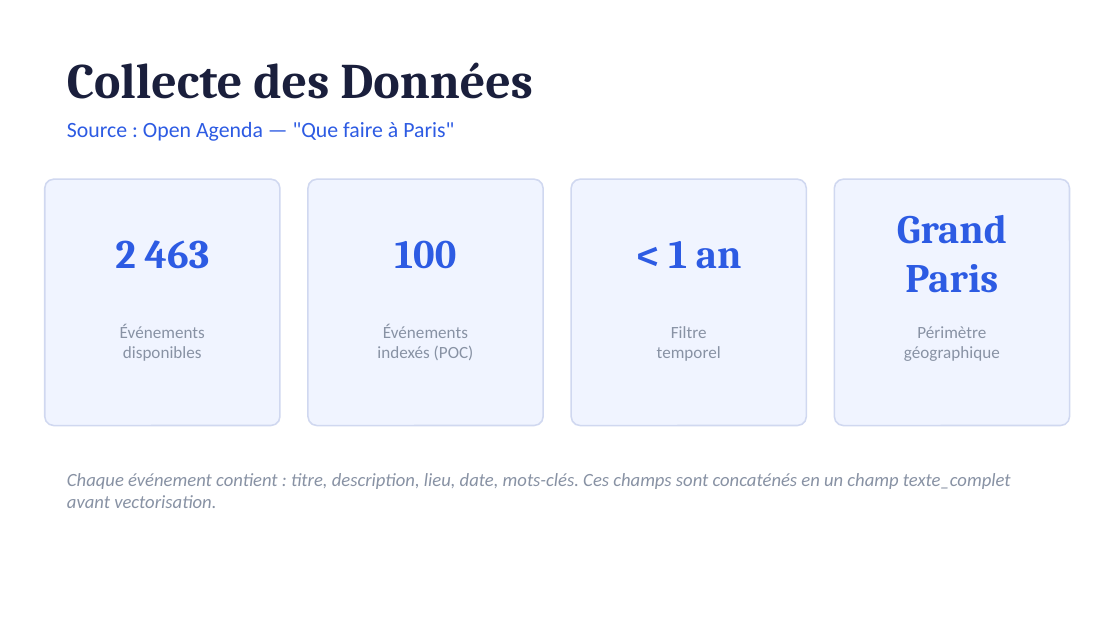
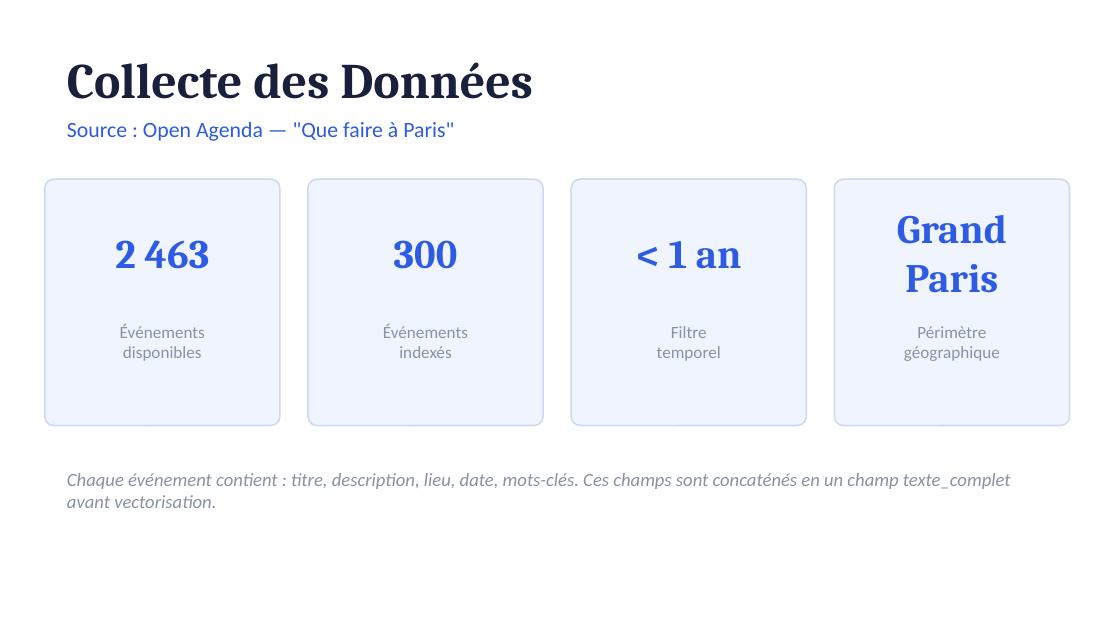
Before and after one commit to dorrazch-hue/puls-events-rag, a slide deck: slide 5 of docs/presentation_puls_events.pptx. Drawn at 1120x630 pixels with LibreOffice and Linux fonts; fonts in the diff are those of the drawing. Boxes give left, top, right and bottom in pixels: in the first picture for what was removed or moved away, otherwise in the second. Text is boxed around its words. In the diff, an @@ line names an element or a change of style, - is before the commit and + after.

```diff
--- a/docs/presentation_puls_events.pptx
+++ b/docs/presentation_puls_events.pptx
@@ text at [394,240,458,269]: text changed @@
-100
+300
@@ text at [399,346,451,358]: text changed @@
-indexés (POC)
+indexés
```
Also in this commit, not shown: 5 other slides changed, 3 other files.
